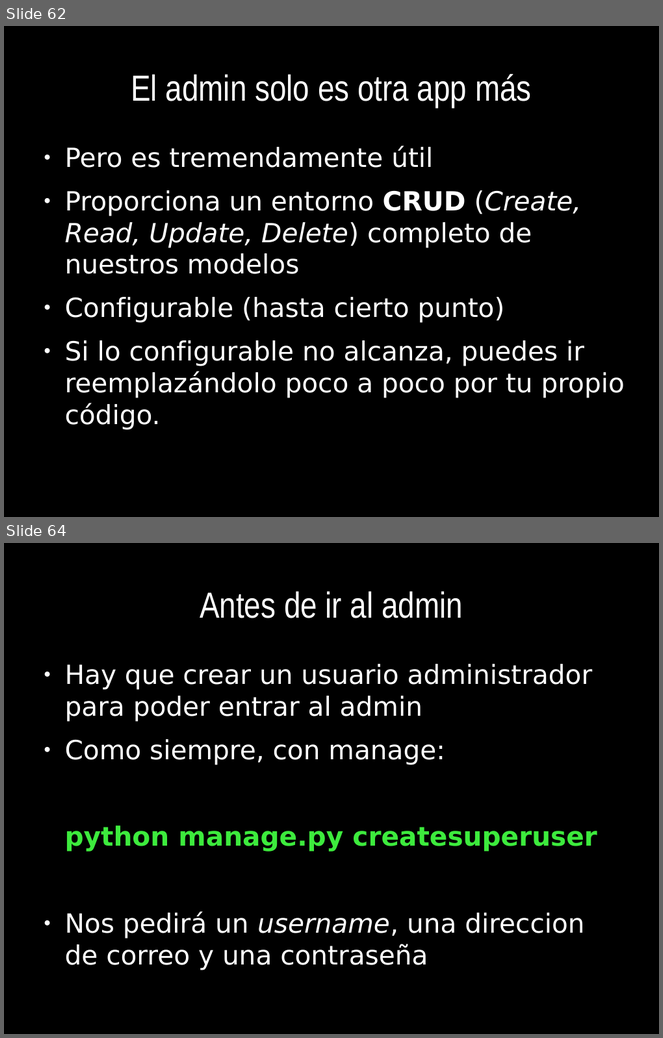
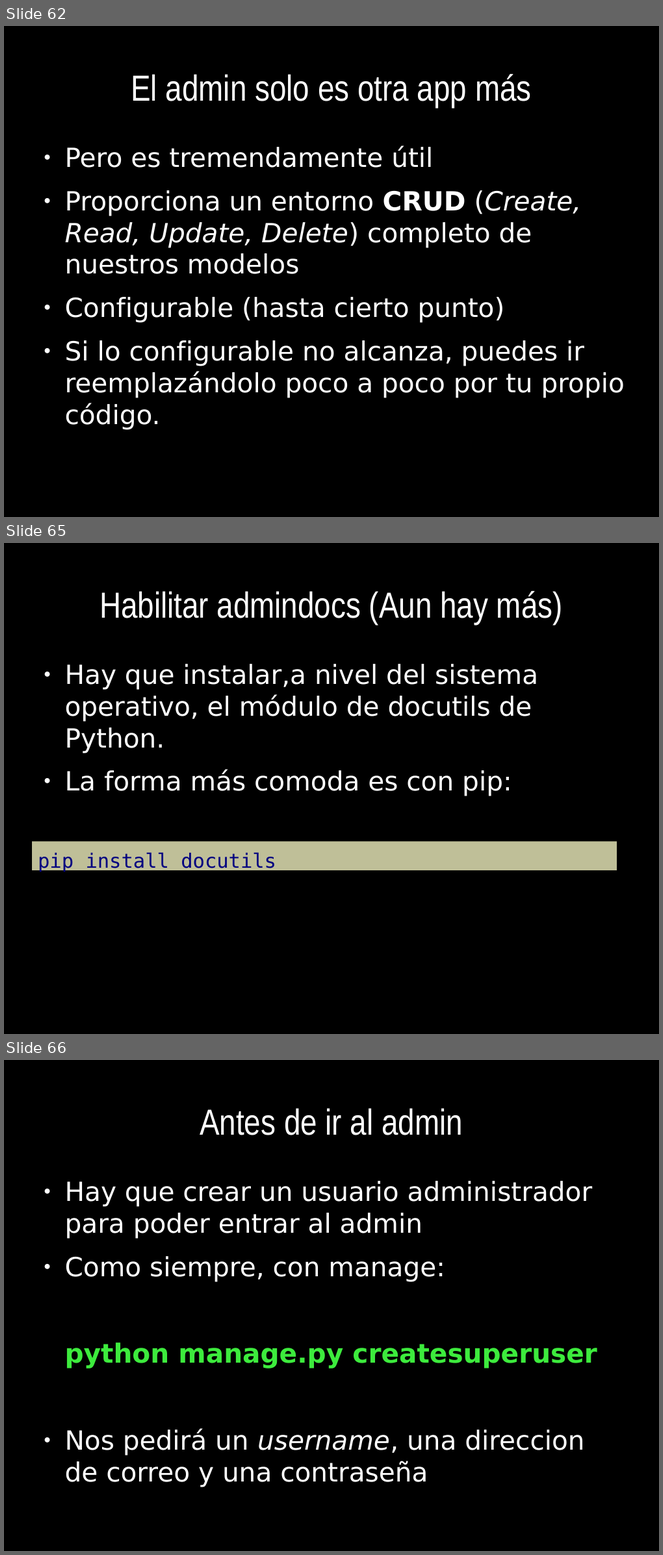
Before and after one commit to euribates/curso-django, a slide deck: presentacion/curso_django.odp. Shown one above the other, each under a label of ours: slides 62 and 64 before the commit, slides 62, 65 and 66 after it; the slides between them are not shown. The pictures are 663x1038 and 663x1555 pixels, drawn with LibreOffice and Linux fonts; fonts in the diff are those of the drawing. Boxes give left, top, right and bottom in pixels: in the first picture for what was removed or moved away, otherwise in the second. Text is boxed around its words. In the diff, an @@ line names an element or a change of style, - is before the commit and + after.

```diff
--- a/presentacion/curso_django.odp
+++ b/presentacion/curso_django.odp
@@ slide 65 added at (4,543,659,1034), background #000000 @@
@@ title added at (100,591,563,624), 44 pt, text #FFFFFF @@
+Habilitar admindocs (Aun hay más)
@@ text added at (65,664,538,797), 32 pt, text #FFFFFF @@
+● Hay que instalar,a nivel del sistema operativo, el módulo de docutils de Python.
+● La forma más comoda es con pip:
@@ rectangle added at (32,841,617,871), fill #FFFFCC at 75% opacity, 24 pt, text #000080 @@
+pip install docutils
@@ what was slide 64 is now slide 66 @@
```
Also in this commit, not shown: 2 slides changed, 1 other slide added, 6 other files.
